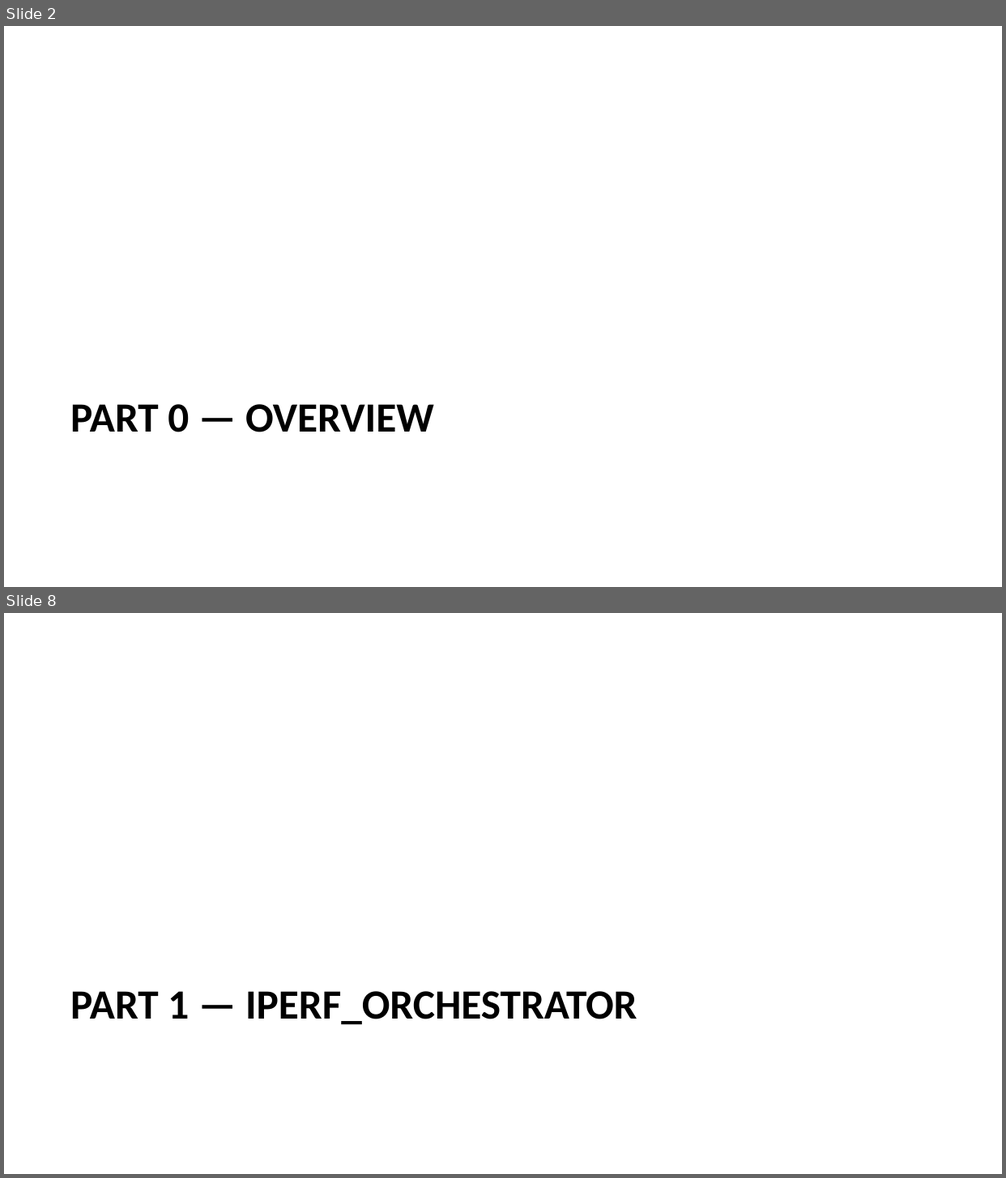
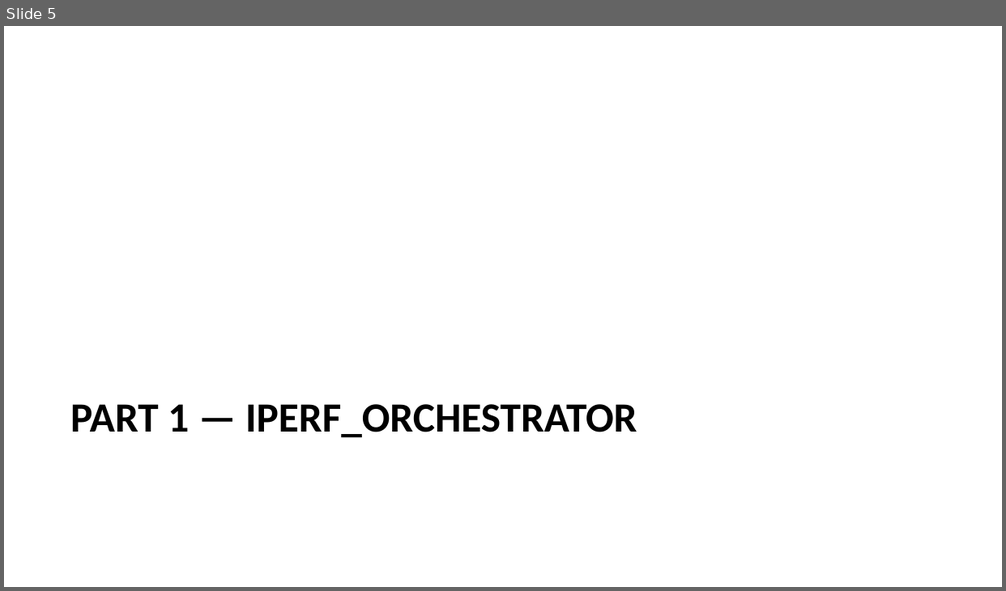
Before and after one commit to MartinGallagher-code/presentations, a slide deck: network-testing/network_testing.pptx. Shown one above the other, each under a label of ours: slides 2 and 8 before the commit, slide 5 after it; the slides between them are not shown. The pictures are 1006x1178 and 1006x591 pixels, drawn with LibreOffice and Linux fonts; fonts in the diff are those of the drawing. Boxes give left, top, right and bottom in pixels: in the first picture for what was removed or moved away, otherwise in the second. Text is boxed around its words. In the diff, an @@ line names an element or a change of style, - is before the commit and + after.

```diff
--- a/network-testing/network_testing.pptx
+++ b/network-testing/network_testing.pptx
@@ slide 2 removed at <box>4,26,1002,587</box>, background #FFFFFF @@
@@ title removed at <box>70,404,434,433</box> @@
-PART 0 — OVERVIEW
@@ what was slide 8 is now slide 5 @@
```
Also in this commit, not shown: 1 slide changed, 3 slides added, 5 other slides removed, 2 other files.
